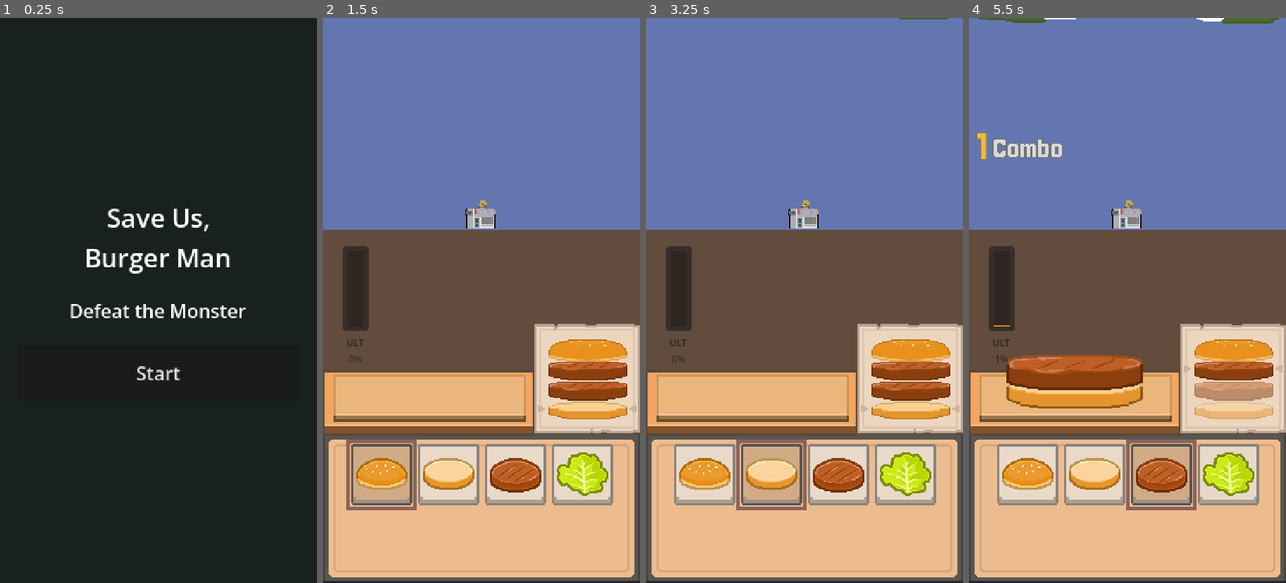
Above: before the commit, frames 1-4 (left to right).
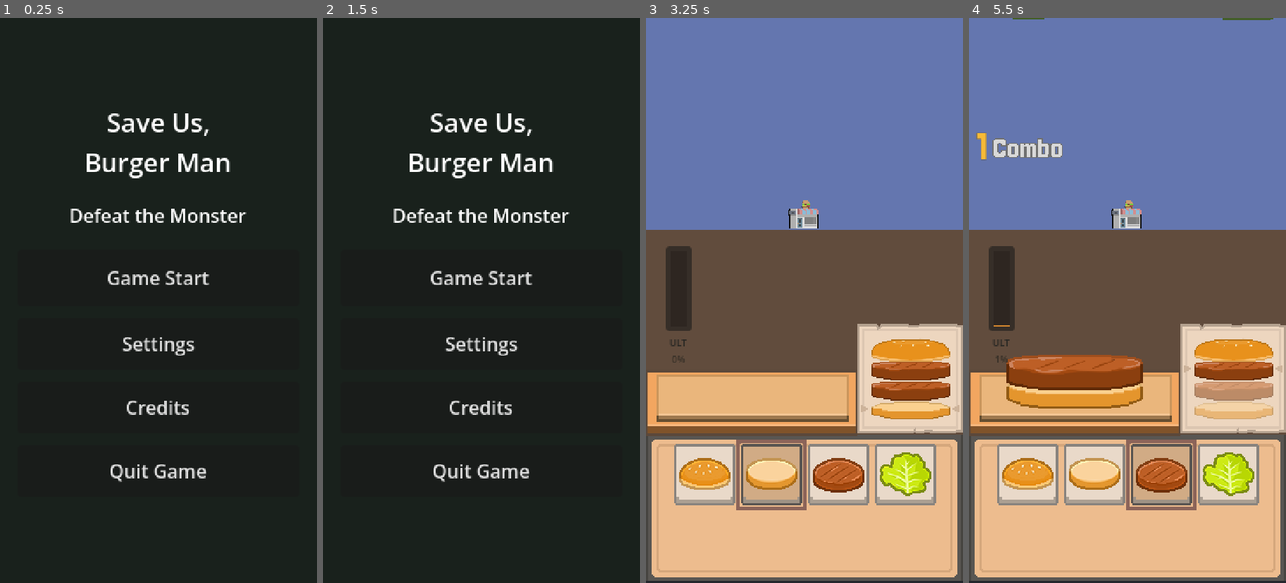
Above: after the commit, the same moments.

Repository: TO4D/save-us-burger-man
Game: Godot game, scene res://scenes/Main.tscn
Two runs of this game, one before a commit and one after it. Both use one fixed random seed, a clock stepped at 60 frames per second and the inputs below.
Inputs (mouse positions are in pixels of both pictures, inside the frame that each line leads up to):
- Up to frame 1 (0.25 s): no input
- Up to frame 2 (1.5 s): click "Start" (after the commit: "Settings") at 0.5 s; click (481, 407) at 1.25 s, where only the run after the commit has a clickable "Credits"
- Up to frame 3 (3.25 s): click (804, 277) at 2 s, where only the run after the commit has a clickable "Game Start"; tap Enter at 2.75 s; hold Right from 2.78 s (still down); tap Z at 2.85 s
- Up to frame 4 (5.5 s): tap Space at 3.5, 5 s; release Right at 3.53 s; hold Down 3.53-4.28 s; tap Z at 3.6, 4.35, 5.1 s; tap Enter at 4.25 s; hold Right 4.28-5.03 s; hold Up from 5.03 s (still down)

The runs differ from the first frame. In frame 1, 5.0% of the frame differs, in the area x 22-78%, y 16-83%; in frame 2, 99%, in the area x 0-100%, y 0-100%; in frame 3, less than 0.1%; in frame 4, 0.3%.

Commit message:
[추가] 일시정지 메뉴와 설정 패널 구현

Diff:
--- a/project.godot
+++ b/project.godot
@@ -26,6 +26,7 @@
 UltimateManager="*res://scripts/autoload/UltimateManager.gd"
 AudioManager="*res://scripts/autoload/AudioManager.gd"
 MonsterManager="*res://scripts/autoload/MonsterManager.gd"
+GameSettings="*res://scripts/autoload/GameSettings.gd"
 
 [display]
 
@@ -34,7 +35,6 @@
 window/size/window_width_override=540
 window/size/window_height_override=960
 window/stretch/mode="viewport"
-window/stretch/scale_mode="integer"
 window/handheld/orientation=1
 
 [physics]
--- a/scenes/Main.gd
+++ b/scenes/Main.gd
@@ -4,22 +4,67 @@
 @export var skip_intro_cutscene: bool = false
 @export var skip_start_overlay: bool = false
 
+enum SettingsReturnMode { MAIN_MENU, PAUSE_MENU }
+
 var show_ready_go_on_next_order := false
+var settings_return_mode := SettingsReturnMode.MAIN_MENU
+
+@onready var start_panel = $PanelLayer/StartPanel
+@onready var order_panel = $PanelLayer/OrderPanel
+@onready var settings_panel = $PanelLayer/SettingsPanel
+@onready var pause_menu = $PanelLayer/PauseMenu
 
 
 func _ready() -> void:
+	process_mode = Node.PROCESS_MODE_ALWAYS
 	PanelManager.register_panels($PanelLayer)
-	$PanelLayer/StartPanel.start_pressed.connect(_on_start_pressed)
+	start_panel.start_pressed.connect(_on_start_pressed)
+	start_panel.settings_pressed.connect(_show_main_settings)
+	start_panel.quit_pressed.connect(_quit_game)
+	settings_panel.back_pressed.connect(_on_settings_back_pressed)
+	pause_menu.resume_pressed.connect(_resume_game)
+	pause_menu.main_menu_pressed.connect(_return_to_main_menu)
+	pause_menu.settings_pressed.connect(_show_pause_settings)
+	pause_menu.quit_pressed.connect(_quit_game)
 	$PanelLayer/CutscenePanel.cutscene_finished.connect(_on_cutscene_finished)
-	$PanelLayer/OrderPanel.order_completed.connect(_on_order_completed)
+	order_panel.order_completed.connect(_on_order_completed)
 	$PanelLayer/GameOverPanel.restart_pressed.connect(start_run)
 	$PanelLayer/VictoryPanel.restart_pressed.connect(start_run)
 	GameRun.customer_ready.connect(_on_customer_ready)
 	GameRun.run_failed.connect(_on_run_failed)
 	GameRun.run_victory.connect(_on_run_victory)
+	settings_panel.visible = false
+	pause_menu.visible = false
+	get_tree().paused = false
+
+
+func _unhandled_input(event: InputEvent) -> void:
+	if event is not InputEventKey:
+		return
+
+	var key_event := event as InputEventKey
+	if not key_event.pressed or key_event.echo or key_event.keycode != KEY_ESCAPE:
+		return
+
+	if settings_panel.visible:
+		_on_settings_back_pressed()
+		get_viewport().set_input_as_handled()
+		return
+
+	if pause_menu.visible:
+		_resume_game()
+		get_viewport().set_input_as_handled()
+		return
+
+	if _can_pause_game():
+		_pause_game()
+		get_viewport().set_input_as_handled()
 
 
 func start_run() -> void:
+	settings_panel.visible = false
+	pause_menu.visible = false
+	get_tree().paused = false
 	GameRun.start()
 
 
@@ -58,3 +103,51 @@
 func _begin_run_after_intro() -> void:
 	show_ready_go_on_next_order = not skip_start_overlay
 	start_run()
+
+
+func _show_main_settings() -> void:
+	settings_return_mode = SettingsReturnMode.MAIN_MENU
+	settings_panel.visible = true
+	if settings_panel.has_method("on_show"):
+		settings_panel.on_show()
+
+
+func _show_pause_settings() -> void:
+	settings_return_mode = SettingsReturnMode.PAUSE_MENU
+	pause_menu.visible = false
+	settings_panel.visible = true
+	if settings_panel.has_method("on_show"):
+		settings_panel.on_show()
+
+
+func _on_settings_back_pressed() -> void:
+	settings_panel.visible = false
+	if settings_return_mode == SettingsReturnMode.PAUSE_MENU and get_tree().paused:
+		pause_menu.visible = true
+
+
+func _pause_game() -> void:
+	pause_menu.visible = true
+	get_tree().paused = true
+
+
+func _resume_game() -> void:
+	settings_panel.visible = false
+	pause_menu.visible = false
+	get_tree().paused = false
+
+
+func _return_to_main_menu() -> void:
+	settings_panel.visible = false
+	pause_menu.visible = false
+	get_tree().paused = false
+	GameRun.abort()
+	PanelManager.show_panel(PanelManager.PanelType.START)
+
+
+func _quit_game() -> void:
+	get_tree().quit()
+
+
+func _can_pause_game() -> bool:
+	return GameRun.running and PanelManager.current_panel == order_panel
--- a/scenes/Main.tscn
+++ b/scenes/Main.tscn
@@ -9,6 +9,8 @@
 [ext_resource type="Texture2D" uid="uid://dy6ldpsfhm8kw" path="res://assets/images/cut_scene2.png" id="5_lhr70"]
 [ext_resource type="PackedScene" path="res://scenes/panels/VictoryPanel.tscn" id="6"]
 [ext_resource type="Texture2D" uid="uid://ctu0771wha68n" path="res://assets/images/cut_scene3.png" id="6_wp0k4"]
+[ext_resource type="PackedScene" uid="uid://dvq43cqbox0t1" path="res://scenes/panels/SettingsPanel.tscn" id="7_settings"]
+[ext_resource type="PackedScene" path="res://scenes/panels/PauseMenu.tscn" id="8_pause"]
 
 [node name="Main" type="Node2D" unique_id=1284514419]
 script = ExtResource("1")
@@ -25,5 +27,14 @@
 [node name="OrderPanel" parent="PanelLayer" unique_id=1169860898 instance=ExtResource("4")]
 
 [node name="GameOverPanel" parent="PanelLayer" unique_id=1639389488 instance=ExtResource("5")]
+visible = false
 
 [node name="VictoryPanel" parent="PanelLayer" unique_id=1262721713 instance=ExtResource("6")]
+visible = false
+
+[node name="PauseMenu" parent="PanelLayer" unique_id=1866731922 instance=ExtResource("8_pause")]
+z_index = 40
+
+[node name="SettingsPanel" parent="PanelLayer" unique_id=580700130 instance=ExtResource("7_settings")]
+visible = false
+z_index = 41
--- /dev/null
+++ b/scenes/panels/PauseMenu.gd
@@ -0,0 +1,19 @@
+extends Control
+
+signal resume_pressed
+signal main_menu_pressed
+signal settings_pressed
+signal quit_pressed
+
+@onready var resume_button: Button = $Dim/Panel/Margin/Rows/ResumeButton
+@onready var main_menu_button: Button = $Dim/Panel/Margin/Rows/MainMenuButton
+@onready var settings_button: Button = $Dim/Panel/Margin/Rows/SettingsButton
+@onready var quit_button: Button = $Dim/Panel/Margin/Rows/QuitButton
+
+
+func _ready() -> void:
+	process_mode = Node.PROCESS_MODE_WHEN_PAUSED
+	resume_button.pressed.connect(func(): resume_pressed.emit())
+	main_menu_button.pressed.connect(func(): main_menu_pressed.emit())
+	settings_button.pressed.connect(func(): settings_pressed.emit())
+	quit_button.pressed.connect(func(): quit_pressed.emit())
--- /dev/null
+++ b/scenes/panels/PauseMenu.tscn
@@ -0,0 +1,75 @@
+[gd_scene load_steps=2 format=3]
+
+[ext_resource type="Script" path="res://scenes/panels/PauseMenu.gd" id="1"]
+
+[node name="PauseMenu" type="Control"]
+visible = false
+layout_mode = 3
+anchors_preset = 15
+anchor_right = 1.0
+anchor_bottom = 1.0
+grow_horizontal = 2
+grow_vertical = 2
+mouse_filter = 0
+script = ExtResource("1")
+
+[node name="Dim" type="ColorRect" parent="."]
+layout_mode = 1
+anchors_preset = 15
+anchor_right = 1.0
+anchor_bottom = 1.0
+grow_horizontal = 2
+grow_vertical = 2
+color = Color(0, 0, 0, 0.58)
+
+[node name="Panel" type="PanelContainer" parent="Dim"]
+custom_minimum_size = Vector2(220, 0)
+layout_mode = 1
+anchors_preset = 8
+anchor_left = 0.5
+anchor_top = 0.5
+anchor_right = 0.5
+anchor_bottom = 0.5
+offset_left = -110.0
+offset_top = -130.0
+offset_right = 110.0
+offset_bottom = 130.0
+grow_horizontal = 2
+grow_vertical = 2
+
+[node name="Margin" type="MarginContainer" parent="Dim/Panel"]
+layout_mode = 2
+theme_override_constants/margin_left = 18
+theme_override_constants/margin_top = 18
+theme_override_constants/margin_right = 18
+theme_override_constants/margin_bottom = 18
+
+[node name="Rows" type="VBoxContainer" parent="Dim/Panel/Margin"]
+layout_mode = 2
+theme_override_constants/separation = 12
+
+[node name="TitleLabel" type="Label" parent="Dim/Panel/Margin/Rows"]
+layout_mode = 2
+theme_override_font_sizes/font_size = 24
+text = "Paused"
+horizontal_alignment = 1
+
+[node name="ResumeButton" type="Button" parent="Dim/Panel/Margin/Rows"]
+custom_minimum_size = Vector2(180, 42)
+layout_mode = 2
+text = "Resume"
+
+[node name="MainMenuButton" type="Button" parent="Dim/Panel/Margin/Rows"]
+custom_minimum_size = Vector2(180, 42)
+layout_mode = 2
+text = "Main Menu"
+
+[node name="SettingsButton" type="Button" parent="Dim/Panel/Margin/Rows"]
+custom_minimum_size = Vector2(180, 42)
+layout_mode = 2
+text = "Settings"
+
+[node name="QuitButton" type="Button" parent="Dim/Panel/Margin/Rows"]
+custom_minimum_size = Vector2(180, 42)
+layout_mode = 2
+text = "Quit Game"
--- /dev/null
+++ b/scenes/panels/SettingsPanel.gd
@@ -0,0 +1,74 @@
+extends Control
+
+signal back_pressed
+
+@onready var master_slider: HSlider = $Panel/Margin/Rows/MasterVolume/Slider
+@onready var master_value_label: Label = $Panel/Margin/Rows/MasterVolume/Value
+@onready var bgm_slider: HSlider = $Panel/Margin/Rows/BgmVolume/Slider
+@onready var bgm_value_label: Label = $Panel/Margin/Rows/BgmVolume/Value
+@onready var sfx_slider: HSlider = $Panel/Margin/Rows/SfxVolume/Slider
+@onready var sfx_value_label: Label = $Panel/Margin/Rows/SfxVolume/Value
+@onready var resolution_option: OptionButton = $Panel/Margin/Rows/Resolution/Option
+@onready var back_button: Button = $Panel/Margin/Rows/BackButton
+
+var _syncing := false
+
+
+func _ready() -> void:
+	process_mode = Node.PROCESS_MODE_ALWAYS
+	_setup_resolution_options()
+	master_slider.value_changed.connect(_on_master_volume_changed)
+	bgm_slider.value_changed.connect(_on_bgm_volume_changed)
+	sfx_slider.value_changed.connect(_on_sfx_volume_changed)
+	resolution_option.item_selected.connect(_on_resolution_selected)
+	back_button.pressed.connect(func(): back_pressed.emit())
+	_sync_from_settings()
+
+
+func on_show(_data: Dictionary = {}) -> void:
+	_sync_from_settings()
+
+
+func _setup_resolution_options() -> void:
+	resolution_option.clear()
+	for i in range(GameSettings.RESOLUTIONS.size()):
+		resolution_option.add_item(GameSettings.get_resolution_label(i), i)
+
+
+func _sync_from_settings() -> void:
+	_syncing = true
+	master_slider.value = GameSettings.master_volume * 100.0
+	bgm_slider.value = GameSettings.bgm_volume * 100.0
+	sfx_slider.value = GameSettings.sfx_volume * 100.0
+	resolution_option.select(GameSettings.resolution_index)
+	_update_volume_labels()
+	_syncing = false
+
+
+func _on_master_volume_changed(value: float) -> void:
+	_update_volume_labels()
+	if not _syncing:
+		GameSettings.set_master_volume(value / 100.0)
+
+
+func _on_bgm_volume_changed(value: float) -> void:
+	_update_volume_labels()
+	if not _syncing:
+		GameSettings.set_bgm_volume(value / 100.0)
+
+
+func _on_sfx_volume_changed(value: float) -> void:
+	_update_volume_labels()
+	if not _syncing:
+		GameSettings.set_sfx_volume(value / 100.0)
+
+
+func _on_resolution_selected(index: int) -> void:
+	if not _syncing:
+		GameSettings.set_resolution_index(index)
+
+
+func _update_volume_labels() -> void:
+	master_value_label.text = "%d%%" % int(round(master_slider.value))
+	bgm_value_label.text = "%d%%" % int(round(bgm_slider.value))
+	sfx_value_label.text = "%d%%" % int(round(sfx_slider.value))
--- /dev/null
+++ b/scenes/panels/SettingsPanel.tscn
@@ -0,0 +1,129 @@
+[gd_scene format=3 uid="uid://dvq43cqbox0t1"]
+
+[ext_resource type="Script" uid="uid://ct0ql3l27jyt8" path="res://scenes/panels/SettingsPanel.gd" id="1"]
+
+[node name="SettingsPanel" type="Control" unique_id=338462545]
+layout_mode = 3
+anchors_preset = 15
+anchor_right = 1.0
+anchor_bottom = 1.0
+grow_horizontal = 2
+grow_vertical = 2
+script = ExtResource("1")
+
+[node name="Background" type="ColorRect" parent="." unique_id=237029340]
+layout_mode = 1
+anchors_preset = 15
+anchor_right = 1.0
+anchor_bottom = 1.0
+grow_horizontal = 2
+grow_vertical = 2
+color = Color(0.055, 0.065, 0.06, 0.94)
+
+[node name="Panel" type="PanelContainer" parent="." unique_id=1745098754]
+custom_minimum_size = Vector2(244, 0)
+layout_mode = 1
+anchors_preset = 8
+anchor_left = 0.5
+anchor_top = 0.5
+anchor_right = 0.5
+anchor_bottom = 0.5
+offset_left = -122.0
+offset_top = -190.0
+offset_right = 122.0
+offset_bottom = 190.0
+grow_horizontal = 2
+grow_vertical = 2
+
+[node name="Margin" type="MarginContainer" parent="Panel" unique_id=1461763130]
+layout_mode = 2
+theme_override_constants/margin_left = 18
+theme_override_constants/margin_top = 18
+theme_override_constants/margin_right = 18
+theme_override_constants/margin_bottom = 18
+
+[node name="Rows" type="VBoxContainer" parent="Panel/Margin" unique_id=616352216]
+layout_mode = 2
+theme_override_constants/separation = 14
+
+[node name="TitleLabel" type="Label" parent="Panel/Margin/Rows" unique_id=667084724]
+layout_mode = 2
+theme_override_font_sizes/font_size = 24
+text = "Settings"
+horizontal_alignment = 1
+
+[node name="MasterVolume" type="HBoxContainer" parent="Panel/Margin/Rows" unique_id=1673773822]
+layout_mode = 2
+theme_override_constants/separation = 8
+
+[node name="Label" type="Label" parent="Panel/Margin/Rows/MasterVolume" unique_id=285508256]
+custom_minimum_size = Vector2(64, 0)
+layout_mode = 2
+text = "Master"
+
+[node name="Slider" type="HSlider" parent="Panel/Margin/Rows/MasterVolume" unique_id=773463666]
+layout_mode = 2
+size_flags_horizontal = 3
+value = 100.0
+
+[node name="Value" type="Label" parent="Panel/Margin/Rows/MasterVolume" unique_id=998381305]
+custom_minimum_size = Vector2(42, 0)
+layout_mode = 2
+text = "100%"
+horizontal_alignment = 2
+
+[node name="BgmVolume" type="HBoxContainer" parent="Panel/Margin/Rows" unique_id=204965848]
+layout_mode = 2
+theme_override_constants/separation = 8
+
+[node name="Label" type="Label" parent="Panel/Margin/Rows/BgmVolume" unique_id=1612277141]
+custom_minimum_size = Vector2(64, 0)
+layout_mode = 2
+text = "BGM"
+
+[node name="Slider" type="HSlider" parent="Panel/Margin/Rows/BgmVolume" unique_id=67248505]
+layout_mode = 2
+size_flags_horizontal = 3
+value = 100.0
+
+[node name="Value" type="Label" parent="Panel/Margin/Rows/BgmVolume" unique_id=1285072425]
+custom_minimum_size = Vector2(42, 0)
+layout_mode = 2
+text = "100%"
+horizontal_alignment = 2
+
+[node name="SfxVolume" type="HBoxContainer" parent="Panel/Margin/Rows" unique_id=1559700073]
+layout_mode = 2
+theme_override_constants/separation = 8
+
+[node name="Label" type="Label" parent="Panel/Margin/Rows/SfxVolume" unique_id=970032916]
+custom_minimum_size = Vector2(64, 0)
+layout_mode = 2
+text = "SFX"
+
+[node name="Slider" type="HSlider" parent="Panel/Margin/Rows/SfxVolume" unique_id=1615047120]
+layout_mode = 2
+size_flags_horizontal = 3
+value = 100.0
+
+[node name="Value" type="Label" parent="Panel/Margin/Rows/SfxVolume" unique_id=429914876]
+custom_minimum_size = Vector2(42, 0)
+layout_mode = 2
+text = "100%"
+horizontal_alignment = 2
+
+[node name="Resolution" type="VBoxContainer" parent="Panel/Margin/Rows" unique_id=1099594127]
+layout_mode = 2
+theme_override_constants/separation = 6
+
+[node name="Label" type="Label" parent="Panel/Margin/Rows/Resolution" unique_id=1639189822]
+layout_mode = 2
+text = "Resolution"
+
+[node name="Option" type="OptionButton" parent="Panel/Margin/Rows/Resolution" unique_id=1897950398]
+layout_mode = 2
+
+[node name="BackButton" type="Button" parent="Panel/Margin/Rows" unique_id=568537735]
+custom_minimum_size = Vector2(180, 44)
+layout_mode = 2
+text = "Back"
--- a/scenes/panels/StartPanel.gd
+++ b/scenes/panels/StartPanel.gd
@@ -1,9 +1,22 @@
 extends Control
 
 signal start_pressed
+signal settings_pressed
+signal quit_pressed
 
-@onready var start_button: Button = $Center/StartButton
+@onready var start_button: Button = $Center/Buttons/StartButton
+@onready var settings_button: Button = $Center/Buttons/SettingsButton
+@onready var credits_button: Button = $Center/Buttons/CreditsButton
+@onready var quit_button: Button = $Center/Buttons/QuitButton
+@onready var credits_popup: AcceptDialog = $CreditsPopup
 
 
 func _ready() -> void:
 	start_button.pressed.connect(func(): start_pressed.emit())
+	settings_button.pressed.connect(func(): settings_pressed.emit())
+	credits_button.pressed.connect(_show_credits)
+	quit_button.pressed.connect(func(): quit_pressed.emit())
+
+
+func _show_credits() -> void:
+	credits_popup.popup_centered()
--- a/scenes/panels/StartPanel.tscn
+++ b/scenes/panels/StartPanel.tscn
@@ -28,9 +28,9 @@
 anchor_right = 0.5
 anchor_bottom = 0.5
 offset_left = -120.0
-offset_top = -90.0
+offset_top = -165.0
 offset_right = 120.0
-offset_bottom = 90.0
+offset_bottom = 165.0
 grow_horizontal = 2
 grow_vertical = 2
 theme_override_constants/separation = 18
@@ -49,7 +49,34 @@
 text = "Defeat the Monster"
 horizontal_alignment = 1
 
-[node name="StartButton" type="Button" parent="Center" unique_id=400919795]
+[node name="Buttons" type="VBoxContainer" parent="Center"]
+layout_mode = 2
+theme_override_constants/separation = 10
+
+[node name="StartButton" type="Button" parent="Center/Buttons" unique_id=400919795]
 custom_minimum_size = Vector2(180, 48)
 layout_mode = 2
-text = "Start"
+text = "Game Start"
+
+[node name="SettingsButton" type="Button" parent="Center/Buttons"]
+custom_minimum_size = Vector2(180, 44)
+layout_mode = 2
+text = "Settings"
+
+[node name="CreditsButton" type="Button" parent="Center/Buttons"]
+custom_minimum_size = Vector2(180, 44)
+layout_mode = 2
+text = "Credits"
+
+[node name="QuitButton" type="Button" parent="Center/Buttons"]
+custom_minimum_size = Vector2(180, 44)
+layout_mode = 2
+text = "Quit Game"
+
+[node name="CreditsPopup" type="AcceptDialog" parent="."]
+title = "Credits"
+position = Vector2i(0, 36)
+size = Vector2i(260, 140)
+dialog_text = "Save Us, Burger Man
+
+Created by the Burger What team."
--- /dev/null
+++ b/scripts/autoload/GameSettings.gd
@@ -0,0 +1,143 @@
+extends Node
+
+signal settings_changed
+
+const CONFIG_PATH := "user://settings.cfg"
+const MASTER_BUS := &"Master"
+const BGM_BUS := &"BGM"
+const SFX_BUS := &"SFX"
+const DEFAULT_MASTER_VOLUME := 1.0
+const DEFAULT_BGM_VOLUME := 1.0
+const DEFAULT_SFX_VOLUME := 1.0
+const DEFAULT_RESOLUTION_INDEX := 2
+const BASE_VIEWPORT_SIZE := Vector2i(270, 480)
+const RESOLUTIONS := [
+	{"label": "270 x 480", "size": Vector2i(270, 480)},
+	{"label": "405 x 720", "size": Vector2i(405, 720)},
+	{"label": "540 x 960", "size": Vector2i(540, 960)},
+	{"label": "608 x 1080", "size": Vector2i(608, 1080)},
+	{"label": "2K (1440 x 2560)", "size": Vector2i(1440, 2560)},
+	{"label": "4K (2160 x 3840)", "size": Vector2i(2160, 3840)},
+]
+
+var master_volume := DEFAULT_MASTER_VOLUME
+var bgm_volume := DEFAULT_BGM_VOLUME
+var sfx_volume := DEFAULT_SFX_VOLUME
+var resolution_index := DEFAULT_RESOLUTION_INDEX
+
+
+func _ready() -> void:
+	_ensure_audio_buses()
+	load_settings()
+	apply_all()
+
+
+func load_settings() -> void:
+	var config := ConfigFile.new()
+	if config.load(CONFIG_PATH) != OK:
+		return
+
+	master_volume = clampf(float(config.get_value("audio", "master_volume", DEFAULT_MASTER_VOLUME)), 0.0, 1.0)
+	bgm_volume = clampf(float(config.get_value("audio", "bgm_volume", DEFAULT_BGM_VOLUME)), 0.0, 1.0)
+	sfx_volume = clampf(float(config.get_value("audio", "sfx_volume", DEFAULT_SFX_VOLUME)), 0.0, 1.0)
+	resolution_index = clampi(int(config.get_value("video", "resolution_index", DEFAULT_RESOLUTION_INDEX)), 0, RESOLUTIONS.size() - 1)
+
+
+func save_settings() -> void:
+	var config := ConfigFile.new()
+	config.set_value("audio", "master_volume", master_volume)
+	config.set_value("audio", "bgm_volume", bgm_volume)
+	config.set_value("audio", "sfx_volume", sfx_volume)
+	config.set_value("video", "resolution_index", resolution_index)
+	config.save(CONFIG_PATH)
+
+
+func apply_all() -> void:
+	apply_audio()
+	apply_resolution()
+	settings_changed.emit()
+
+
+func set_master_volume(value: float) -> void:
+	master_volume = clampf(value, 0.0, 1.0)
+	apply_audio()
+	save_settings()
+	settings_changed.emit()
+
+
+func set_bgm_volume(value: float) -> void:
+	bgm_volume = clampf(value, 0.0, 1.0)
+	apply_audio()
+	save_settings()
+	settings_changed.emit()
+
+
+func set_sfx_volume(value: float) -> void:
+	sfx_volume = clampf(value, 0.0, 1.0)
+	apply_audio()
+	save_settings()
+	settings_changed.emit()
+
+
+func set_resolution_index(value: int) -> void:
+	resolution_index = clampi(value, 0, RESOLUTIONS.size() - 1)
+	apply_resolution()
+	save_settings()
+	settings_changed.emit()
+
+
+func apply_audio() -> void:
+	_ensure_audio_buses()
+	_set_bus_volume(MASTER_BUS, master_volume)
+	_set_bus_volume(BGM_BUS, bgm_volume)
+	_set_bus_volume(SFX_BUS, sfx_volume)
+
+
+func apply_resolution() -> void:
+	var resolution: Dictionary = RESOLUTIONS[resolution_index] as Dictionary
+	var window_size: Vector2i = resolution["size"] as Vector2i
+	var root_window: Window = get_window()
+	root_window.content_scale_size = BASE_VIEWPORT_SIZE
+
+	if OS.has_feature("editor"):
+		return
+
+	root_window.size = window_size
+
+	var screen_id := DisplayServer.window_get_current_screen()
+	var screen_size := DisplayServer.screen_get_size(screen_id)
+	var centered_position := Vector2i(
+		maxi(int((screen_size.x - window_size.x) * 0.5), 0),
+		maxi(int((screen_size.y - window_size.y) * 0.5), 0)
+	)
+	DisplayServer.window_set_position(centered_position)
+
+
+func get_resolution_label(index: int) -> String:
+	var safe_index := clampi(index, 0, RESOLUTIONS.size() - 1)
+	var resolution: Dictionary = RESOLUTIONS[safe_index] as Dictionary
+	return resolution["label"] as String
+
+
+func _ensure_audio_buses() -> void:
+	_ensure_bus(BGM_BUS)
+	_ensure_bus(SFX_BUS)
+
+
+func _ensure_bus(bus_name: StringName) -> void:
+	if AudioServer.get_bus_index(bus_name) >= 0:
+		return
+
+	AudioServer.add_bus()
+	var index := AudioServer.get_bus_count() - 1
+	AudioServer.set_bus_name(index, bus_name)
+	AudioServer.set_bus_send(index, MASTER_BUS)
+
+
+func _set_bus_volume(bus_name: StringName, volume: float) -> void:
+	var bus_index := AudioServer.get_bus_index(bus_name)
+	if bus_index < 0:
+		return
+
+	AudioServer.set_bus_mute(bus_index, volume <= 0.0)
+	AudioServer.set_bus_volume_db(bus_index, linear_to_db(maxf(volume, 0.0001)))
Not shown, changed: export_presets.cfg
Not shown, added: scenes/panels/PauseMenu.gd.uid
Not shown, added: scenes/panels/SettingsPanel.gd.uid
Not shown, added: scripts/autoload/GameSettings.gd.uid
